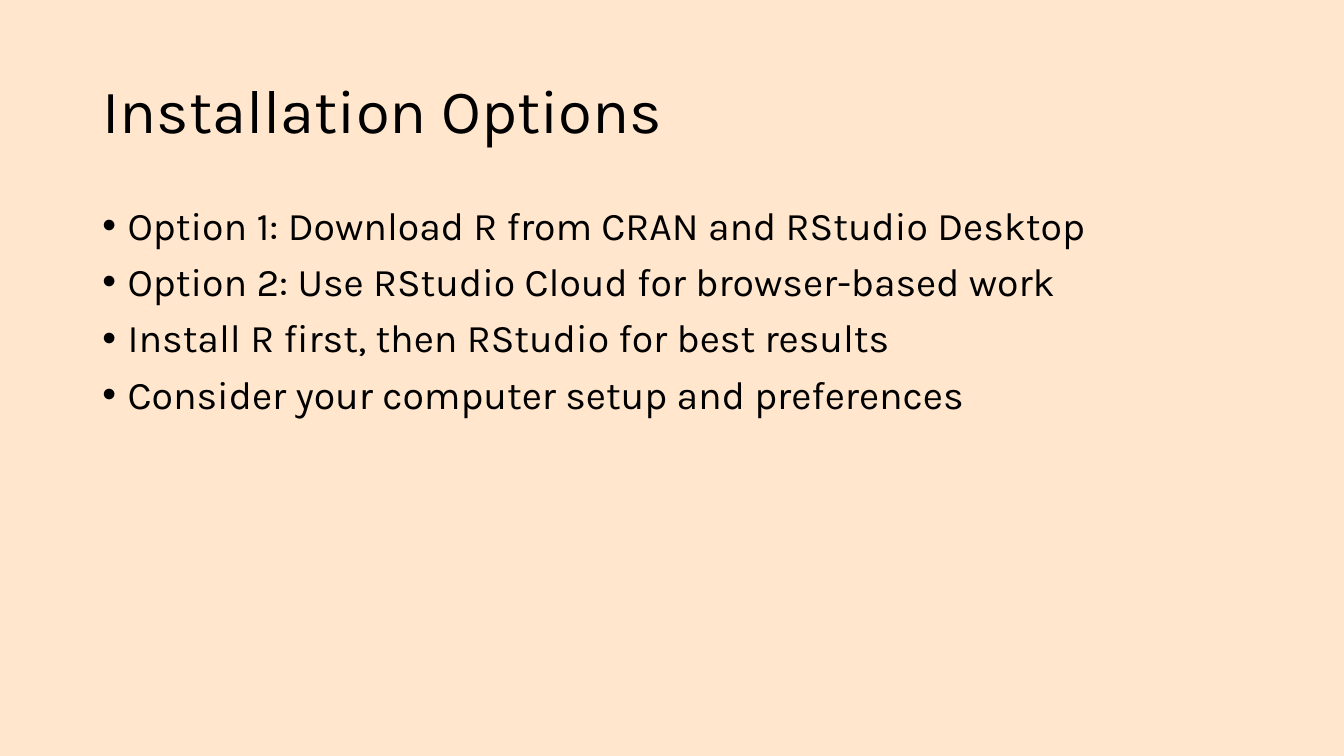
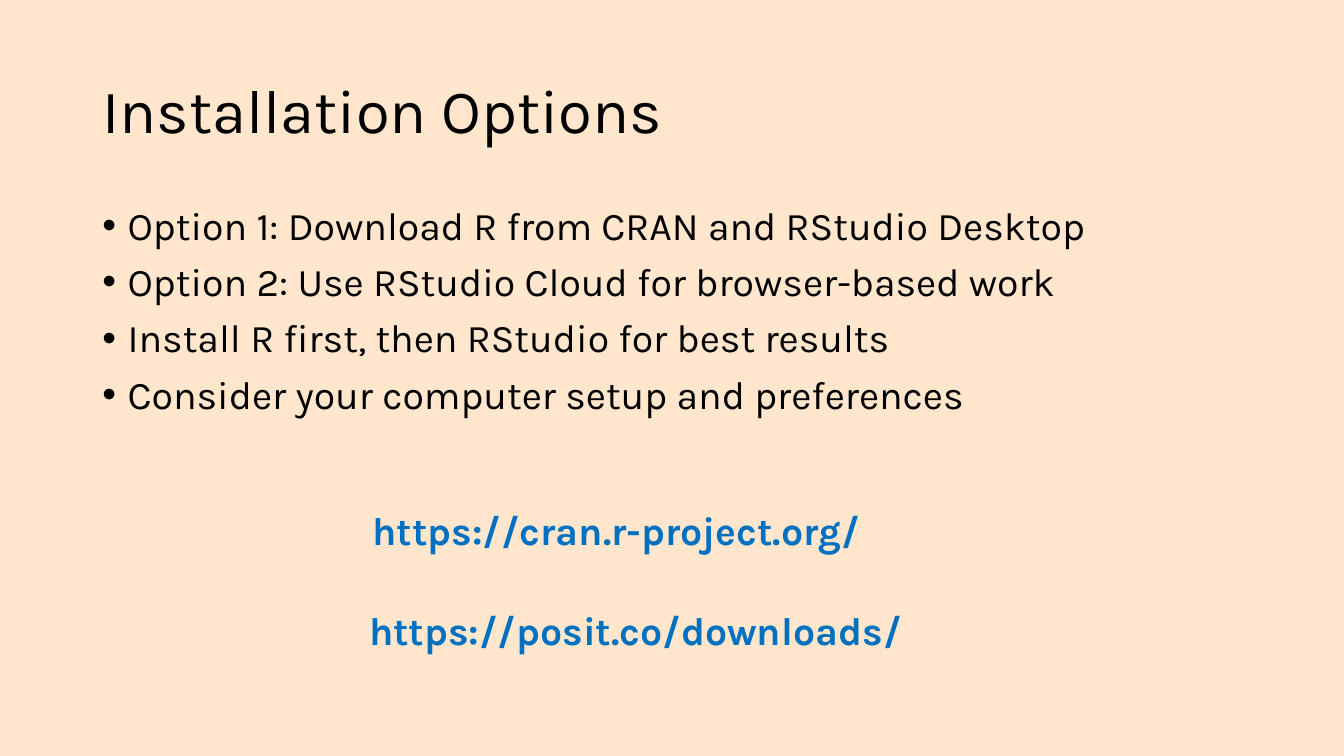
Before and after one commit to rstats-bootcamp/RStatsBootcamp-2025, a slide deck: slide 5 of slides/topics/01_setup_intro.pptx. Drawn at 1344x756 pixels with LibreOffice and Linux fonts; fonts in the diff are those of the drawing. Boxes give left, top, right and bottom in pixels: in the first picture for what was removed or moved away, otherwise in the second. Text is boxed around its words. In the diff, an @@ line names an element or a change of style, - is before the commit and + after.

```diff
--- a/slides/topics/01_setup_intro.pptx
+++ b/slides/topics/01_setup_intro.pptx
@@ text added at [372, 515, 859, 555], 28 pt, text #0070C0, bold @@
+https://cran.r-project.org/
@@ text added at [369, 615, 901, 655], 28 pt, text #0070C0, bold @@
+https://posit.co/downloads/
```
Also in this commit, not shown: 6 other slides changed, 1 slide added, 1 slide removed, 16 other files.
